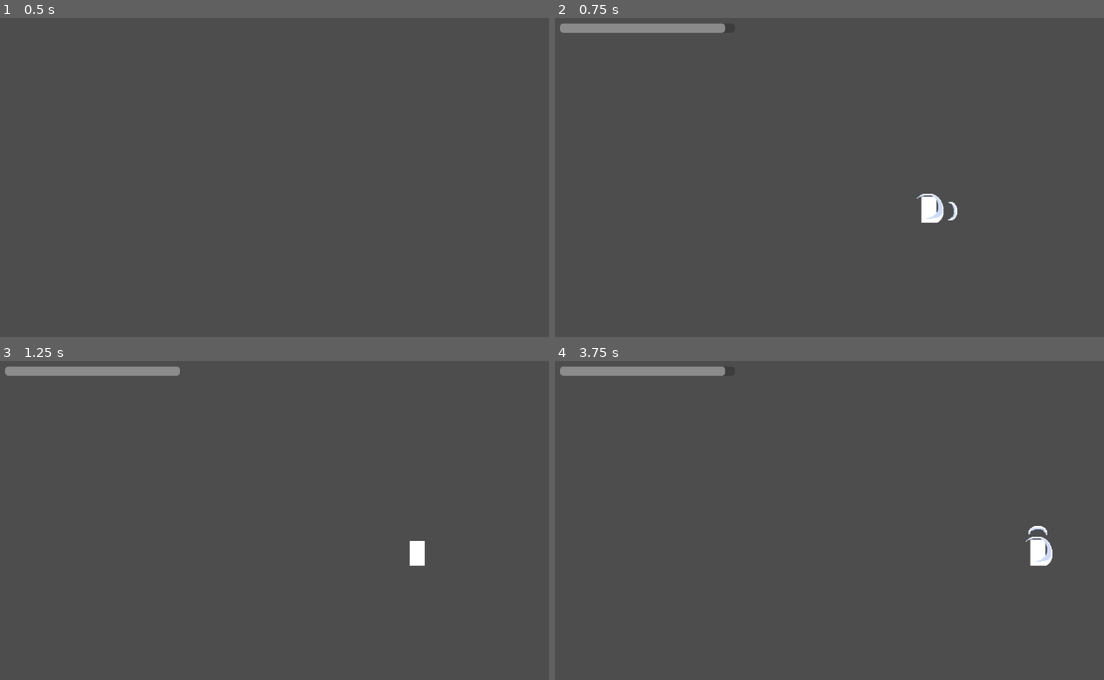
Above: before the commit, frames 1-4 (two rows, left to right).
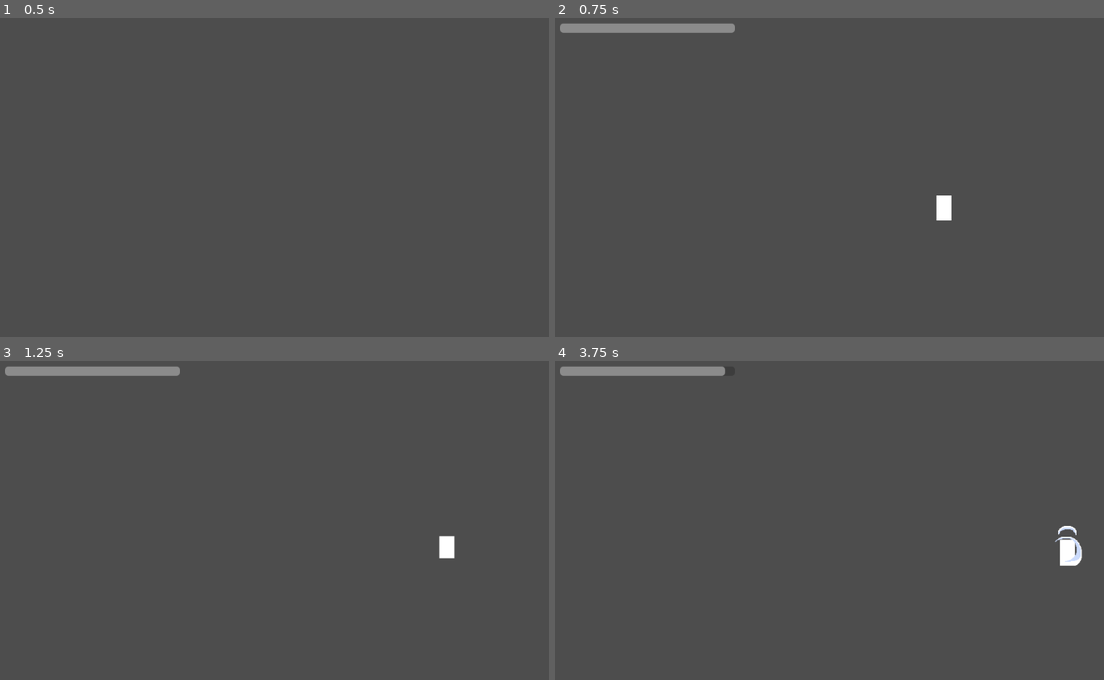
Above: after the commit, the same moments.

Repository: TheLiloji/LastHit
Game: Godot game, scene res://scenes/game.tscn
Same seed, same stepped clock (60 frames per second), same inputs: the game is played once before the commit and once after it.
Inputs (mouse positions are in pixels of both pictures, inside the frame that each line leads up to):
- Up to frame 1 (0.5 s): no input
- Up to frame 2 (0.75 s): tap Enter (join) at 0.5 s; move the mouse to (1032, 183) at 0.52 s; hold D (move_right) from 0.53 s (still down); right-click (1032, 183) at 0.6 s
- Up to frame 3 (1.25 s): keep holding D (move_right)
- Up to frame 4 (3.75 s): move the mouse to (752, 565) at 1.27 s; release D (move_right) at 1.28 s; hold S (move_down) 1.28-2.03 s; tap one key every 0.75 s from 1.35 s: Down (aim_down) Left (aim_left) Right (aim_right) Up (aim_up); right-click (752, 565) at 1.55 s; move the mouse to (955, 466) at 2.02 s; hold D (move_right) 2.03-2.78 s; right-click (955, 466) at 2.3 s; move the mouse to (851, 622) at 2.77 s; hold W (move_up) 2.78-3.53 s; right-click (851, 622) at 3.05 s; move the mouse to (1087, 603) at 3.52 s; hold A (move_left) from 3.53 s (still down)

Frame 1 is identical in both runs. In frame 2, 0.6% of the frame differs, in the area x 30-74%, y 1-65%; in frame 3, 0.4%; in frame 4, 0.8%, in the area x 85-97%, y 51-65%.

Commit message:
sprite modifiable pour chaque attaque

Diff:
--- a/ressources/Light1.tres
+++ b/ressources/Light1.tres
@@ -1,10 +1,12 @@
-[gd_resource type="Resource" script_class="AttackData" load_steps=3 format=3 uid="uid://c1xba3ap1wpjm"]
+[gd_resource type="Resource" script_class="AttackData" load_steps=4 format=3 uid="uid://c1xba3ap1wpjm"]
 
 [ext_resource type="Script" uid="uid://cks8mppwssnl5" path="res://scripts/AttackData.gd" id="1_7cbpp"]
+[ext_resource type="Texture2D" uid="uid://cvauwk2f8ehoq" path="res://ressources/attack.png" id="1_be6fx"]
 [ext_resource type="Resource" uid="uid://c2qe0ox4uh7lk" path="res://ressources/Light2.tres" id="1_cmeao"]
 
 [resource]
 script = ExtResource("1_7cbpp")
 stamina_cost = 8.0
 next_attack = ExtResource("1_cmeao")
+attack_texture = ExtResource("1_be6fx")
 metadata/_custom_type_script = "uid://cks8mppwssnl5"
--- a/ressources/Light2.tres
+++ b/ressources/Light2.tres
@@ -1,17 +1,12 @@
 [gd_resource type="Resource" script_class="AttackData" load_steps=3 format=3 uid="uid://c2qe0ox4uh7lk"]
 
 [ext_resource type="Script" uid="uid://cks8mppwssnl5" path="res://scripts/AttackData.gd" id="1_loo80"]
-
-[sub_resource type="RectangleShape2D" id="RectangleShape2D_loo80"]
+[ext_resource type="Texture2D" uid="uid://b0lxj1v1snlus" path="res://ressources/attack_2.png" id="1_ryowe"]
 
 [resource]
 script = ExtResource("1_loo80")
 name = "Light 2"
+anim = &"attack_light_2"
 stamina_cost = 8.0
-windup = 0.0
-active = 0.16
-recovery = 0.0
-anim = &"attack_light_2"
-shape = SubResource("RectangleShape2D_loo80")
-local_offset = Vector2(30, 0)
+attack_texture = ExtResource("1_ryowe")
 metadata/_custom_type_script = "uid://cks8mppwssnl5"
--- a/scripts/AttackData.gd
+++ b/scripts/AttackData.gd
@@ -7,3 +7,5 @@
 @export var stamina_cost: float = 10.0
 @export var knockback: float = 160.0
 @export var next_attack: AttackData
+@export var attack_offset: float = 40.0
+@export var attack_texture: Texture2D
--- a/scripts/Player.gd
+++ b/scripts/Player.gd
@@ -31,14 +31,12 @@
 @export var dodge_speed := 340.0
 @export var dodge_duration := 0.22
 
-# --- Distance de l'attaque ---
-@export var attack_offset := 40.0  # Distance du sprite d'attaque par rapport au joueur
 
 # --- Réfs ---
 @onready var anim: AnimationPlayer = $PlayerBody/AnimationPlayer
 @onready var hitbox_shape: CollisionShape2D = $PlayerBody/AttackPivot/Attack/Hitbox/CollisionShape2D
 @onready var attack_pivot: Node2D = $PlayerBody/AttackPivot
-@onready var attack_sprite: Sprite2D = $PlayerBody/AttackPivot/Attack/Sprite2D  # Le sprite de l'attaque
+@onready var attack_sprite: Sprite2D = $PlayerBody/AttackPivot/Attack/Sprite2D
 @onready var player_sprite: Sprite2D = $PlayerBody/Sprite2D
 
 # --- État ---
@@ -49,7 +47,7 @@
 var current_attack = null
 var face_dir := Vector2.RIGHT
 var aim_dir := Vector2.RIGHT
-var is_aiming := false  # Nouvelle variable pour savoir si on vise
+var is_aiming := false
 const AIM_DEADZONE := 0.15
 
 
@@ -63,7 +61,6 @@
 	anim.animation_finished.connect(_on_animation_finished)
 	staminaChanged.emit()
 
-	# Cache le sprite d'attaque au départ
 	attack_sprite.visible = false
 
 func _process(_d: float) -> void:
@@ -81,32 +78,27 @@
 func _aim_update():
 	var aim_input = input.get_vector("aim_left","aim_right","aim_up","aim_down")
 
-	# Détecte si on vise actuellement
 	is_aiming = aim_input.length() > AIM_DEADZONE
 
 	if is_aiming:
 		aim_dir = aim_input.normalized()
-		# Flip horizontal du sprite du personnage basé sur la visée (uniquement gauche/droite)
 		if absf(aim_dir.x) > 0.1:
 			player_sprite.flip_h = aim_dir.x < 0.0
 
 func _read_combat_inputs() -> void:
-	# Attaque déclenchée par les touches d'aim
 	if is_aiming:
-		# Si on commence à viser, lance la première attaque
 		if not is_attacking:
 			attack(attack_light)
-		# Si on maintient la visée et qu'une attaque se termine, continue le combo
 		elif current_attack != null and queued_attack == null:
 			queued_attack = current_attack.next_attack
 
 	# Attaque heavy (garde ton ancien système si besoin)
-	if input.is_action_just_pressed("attack_heavy"):
-		if current_attack == null:
-			attack(attack_heavy)
-		else:
-			queued_attack = attack_heavy
-
+	#if input.is_action_just_pressed("attack_heavy"):
+		#if current_attack == null:
+			#attack(attack_heavy)
+		#else:
+			#queued_attack = attack_heavy
+	#
 	# Dodge
 	if input.is_action_just_pressed("dodge"):
 		_try_dodge()
@@ -147,7 +139,6 @@
 	stamina -= current_attack.stamina_cost
 	staminaChanged.emit()
 
-	# Détermine la direction de l'attaque
 	var attack_dir := aim_dir if(aim_dir.length() > AIM_DEADZONE) else face_dir
 	face_dir = attack_dir.normalized()
 
@@ -155,9 +146,8 @@
 		player_sprite.flip_h = face_dir.x < 0.0
 
 	attack_pivot.rotation = attack_dir.angle()
-
-	attack_pivot.position = attack_dir * attack_offset
-
+	attack_pivot.position = attack_dir * current_attack.attack_offset
+	attack_sprite.texture = current_attack.attack_texture
 	attack_sprite.visible = true
 
 	body.velocity = Vector2.ZERO
@@ -168,7 +158,6 @@
 	if current_attack != null and animName == StringName(current_attack.anim):
 		is_attacking = false
 
-		# Si on maintient la visée et qu'il y a une attaque en queue, lance-la
 		if is_aiming and queued_attack != null:
 			var next_atk = queued_attack
 			queued_attack = null
@@ -176,9 +165,7 @@
 		else:
 			current_attack = null
 			queued_attack = null
-			# Cache le sprite d'attaque
 			attack_sprite.visible = false
-			# Réinitialise la position du pivot
 			attack_pivot.position = Vector2.ZERO
 			anim.play("idle")
 
@@ -193,7 +180,6 @@
 	stamina -= dodge_cost
 	anim.play("dodge")
 
-	# priorité au déplacement (ZQSD), sinon l'orientation actuelle
 	var mv = input.get_vector("move_left","move_right","move_up","move_down")
 	var dir = mv.normalized() if(mv.length() > 0.1) else face_dir
 
Not shown, removed: 20251026_1158_New-Video_simple_compose_01k8g2npddepysmhppvtfx0g3j.ogv.uid
Binary file added: ressources/attack_2.png
Not shown, added: ressources/attack_2.png.import
Not shown, changed: 20251026_1158_New-Video_simple_compose_01k8g2npddepysmhppvtfx0g3j.ogv
